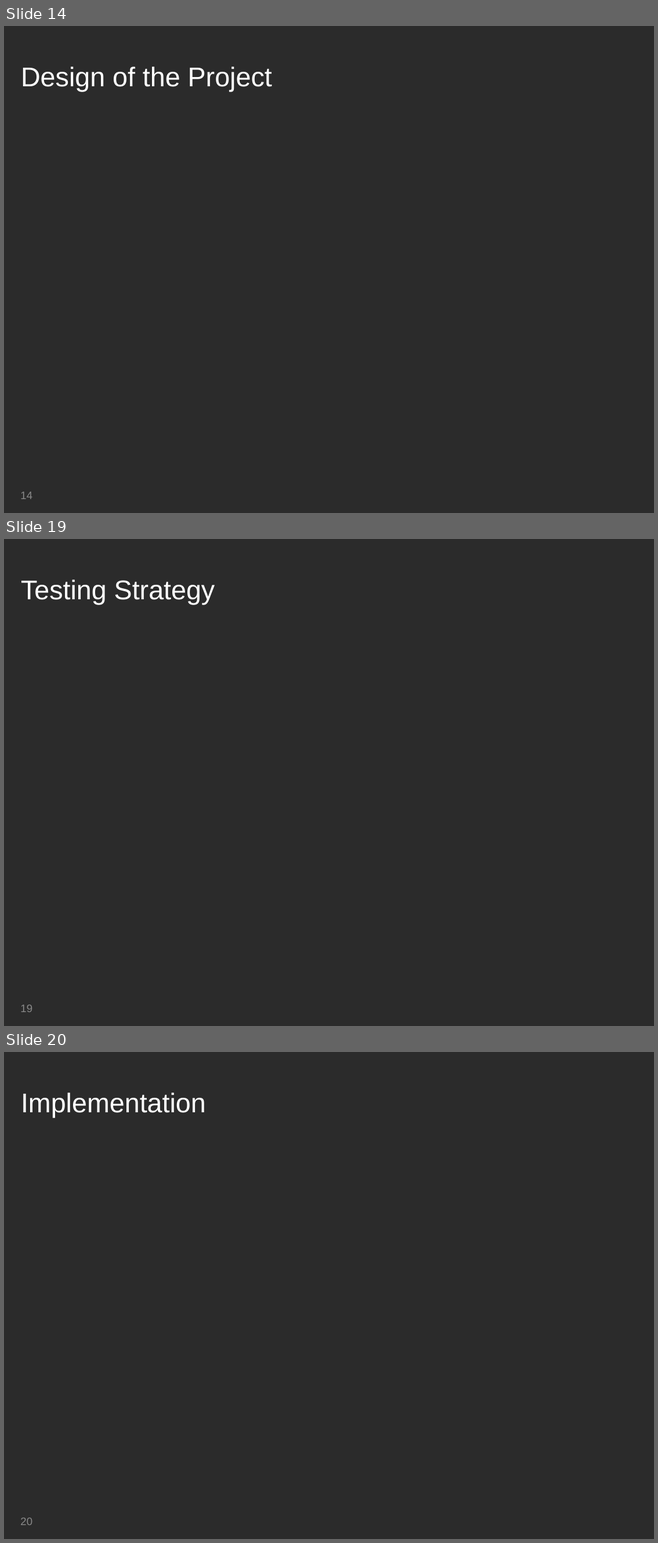
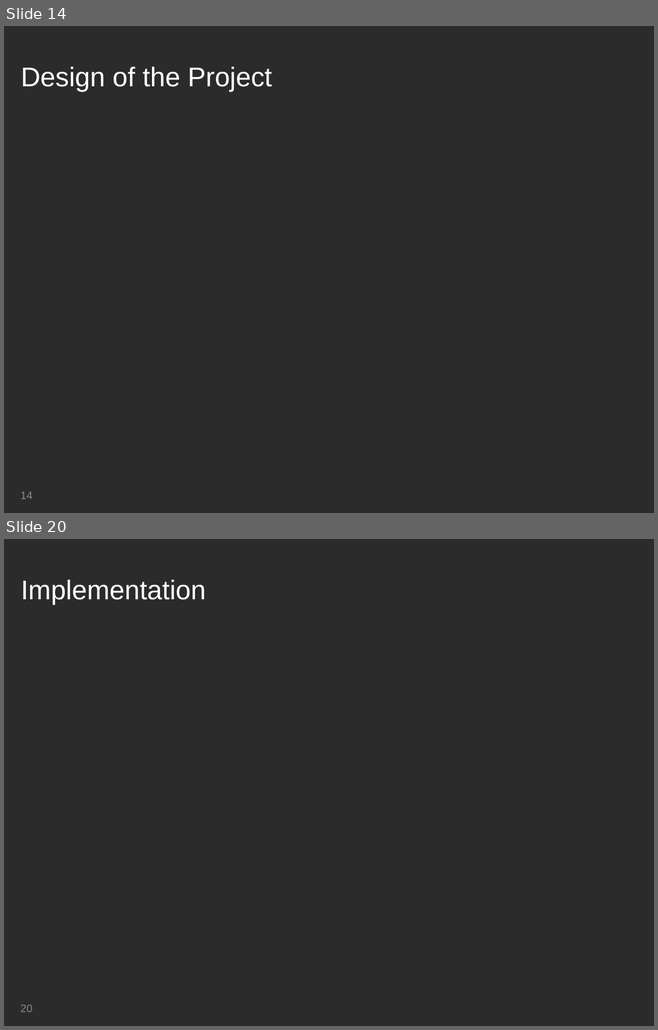
Before and after one commit to MissNanLankwtosh/mateuszgolabc, a slide deck: Presentation/Group Presentation - Csaba.ppt. Shown one above the other, each under a label of ours: slides 14, 19 and 20 before the commit, slides 14 and 20 after it; the slides between them are not shown. The pictures are 658x1543 and 658x1030 pixels, drawn with LibreOffice and Linux fonts; fonts in the diff are those of the drawing; background and template pictures are left out; a plain dark background stands for a picture behind light text. Boxes give left, top, right and bottom in pixels: in the first picture for what was removed or moved away, otherwise in the second. Text is boxed around its words. In the diff, an @@ line names an element or a change of style, - is before the commit and + after.

```diff
--- a/Presentation/Group Presentation - Csaba.ppt
+++ b/Presentation/Group Presentation - Csaba.ppt
@@ slide 19 removed at [4, 539, 654, 1026], background picture (left out); not listed: 1 template element that a slide beside it also shows @@
@@ title removed at [21, 580, 215, 605] @@
-Testing Strategy
@@ page number removed at [20, 1005, 32, 1012] @@
-19
```
Also in this commit, not shown: 1 slide changed, 4 slides added, 3 other slides removed.
